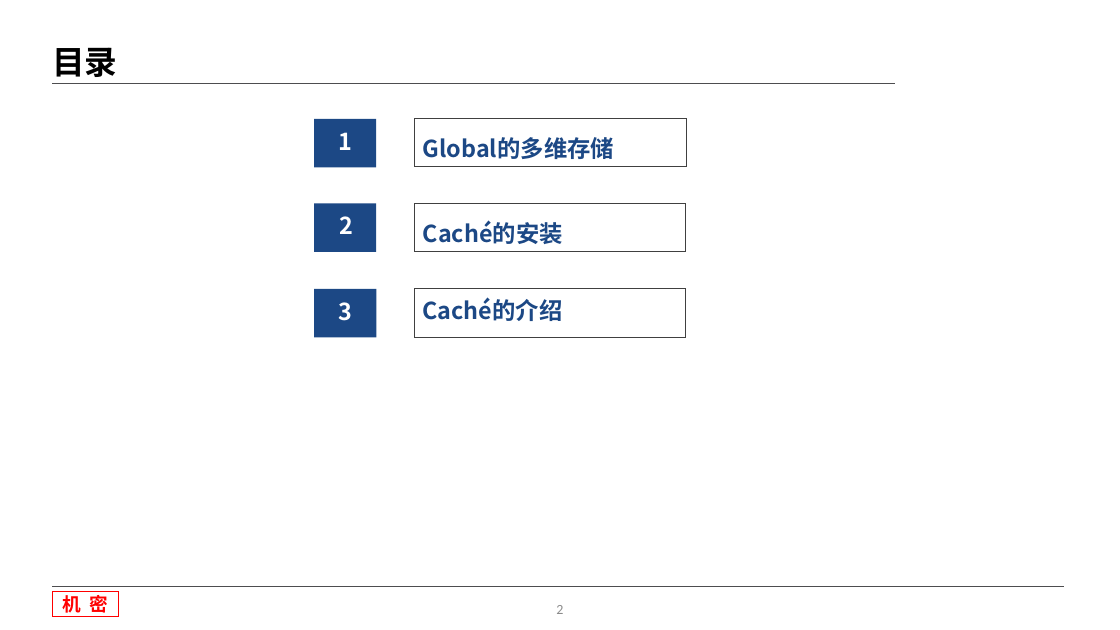
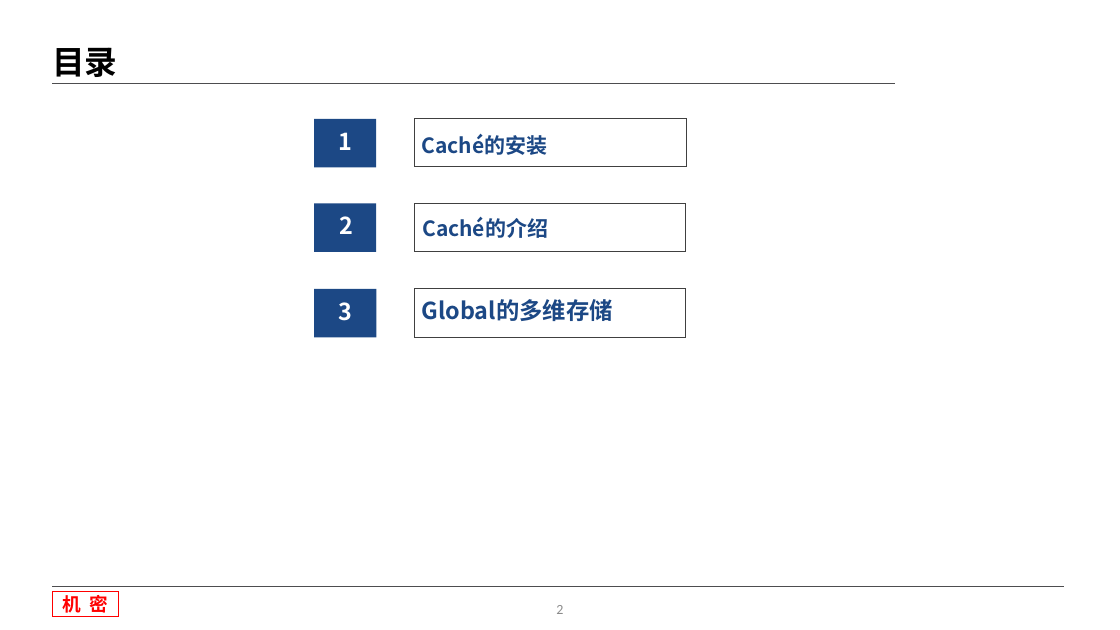
Before and after one commit to wang107014/WorkSpace, a slide deck: slide 2 of 收费-MD/文档/数据库安装和介绍培训.pptx. Drawn at 1120x630 pixels with LibreOffice and Linux fonts; fonts in the diff are those of the drawing; background and template pictures are left out. Boxes give left, top, right and bottom in pixels: in the first picture for what was removed or moved away, otherwise in the second. Text is boxed around its words. In the diff, an @@ line names an element or a change of style, - is before the commit and + after.

```diff
--- a/收费-MD/文档/数据库安装和介绍培训.pptx
+++ b/收费-MD/文档/数据库安装和介绍培训.pptx
@@ text "Caché的安装" at (421,134,547,155): size 20 to 18 pt @@
@@ text "Caché的安装": place and size @@
-text "Caché的安装" at (423,220,563,244)
+text "Caché的安装" at (421,134,547,155)
@@ text "Caché的介绍": place and size @@
-text "Caché的介绍" at (422,297,562,321)
+text "Caché的介绍" at (422,217,548,238)
@@ text "Caché的介绍" at (422,217,548,238): size 20 to 18 pt @@
@@ text "Global的多维存储": place and size @@
-text "Global的多维存储" at (423,137,614,159)
+text "Global的多维存储" at (421,299,612,321)
```
Also in this commit, not shown: 16 other slides changed, 3 slides added, 18 other files.
